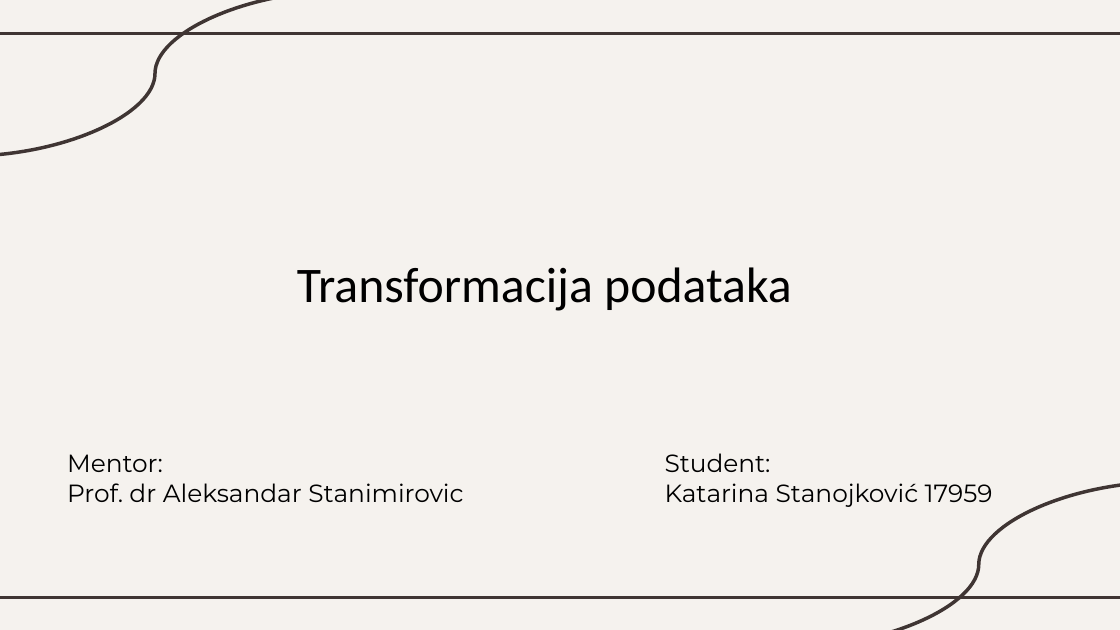
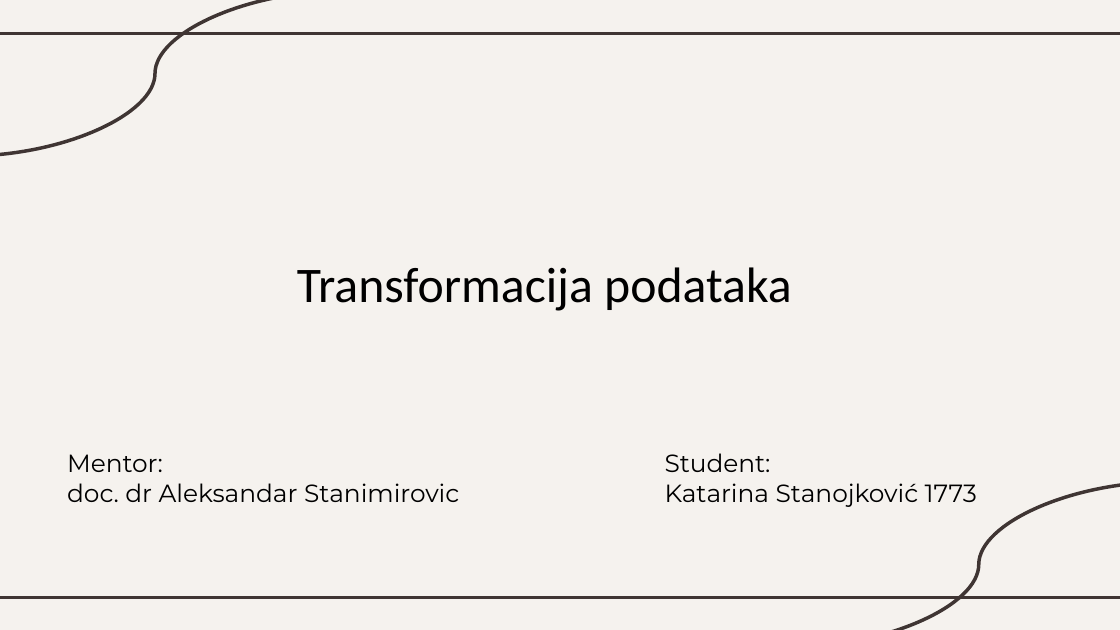
Before and after one commit to katarinaast/Text-data-augmentation, a slide deck: slide 1 of Augmentacija.pptx. Drawn at 1120x630 pixels with LibreOffice and Linux fonts; fonts in the diff are those of the drawing. Boxes give left, top, right and bottom in pixels: in the first picture for what was removed or moved away, otherwise in the second. Text is boxed around its words. In the diff, an @@ line names an element or a change of style, - is before the commit and + after.

```diff
--- a/Augmentacija.pptx
+++ b/Augmentacija.pptx
@@ subtitle at box(67, 483, 459, 502): text changed @@
-Prof. dr Aleksandar Stanimirovic
+doc. dr Aleksandar Stanimirovic
@@ text at box(665, 483, 977, 507): text changed @@
-Katarina Stanojković 17959
+Katarina Stanojković 1773
```
Also in this commit, not shown: 3 other files.
